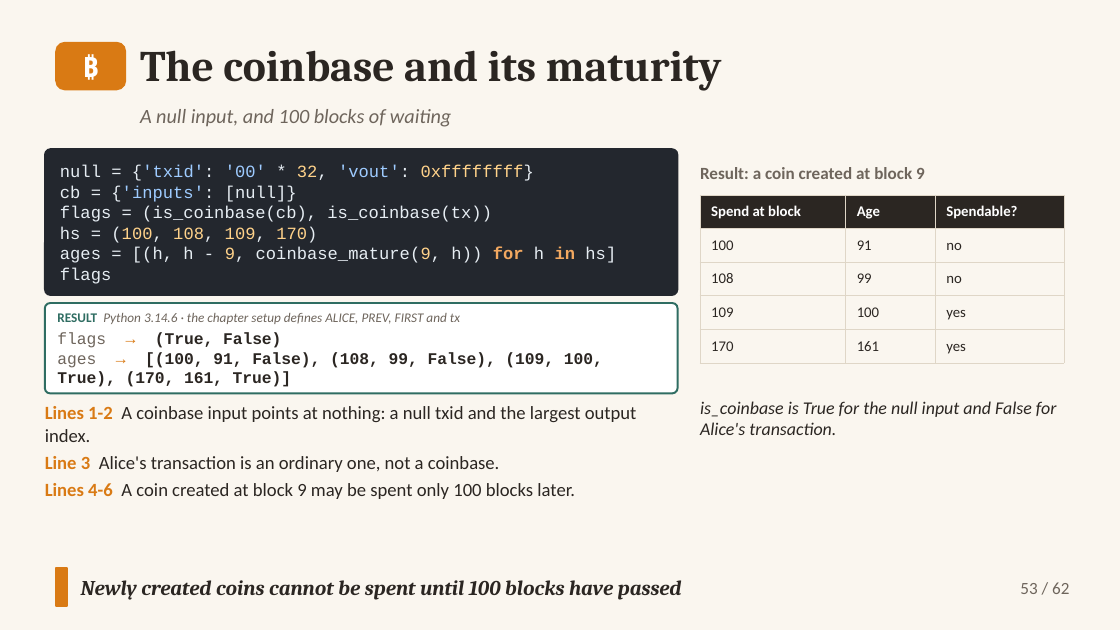
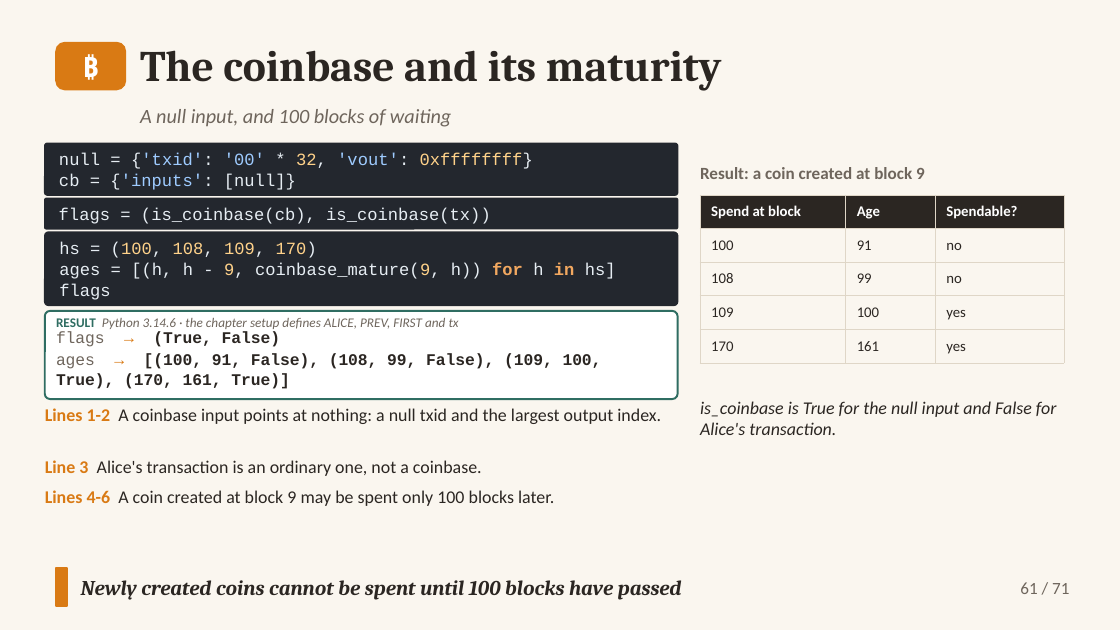
Before and after one commit to altunelyusuf/SEN0401, a slide deck: slide 61 of 03-materials/ch06/SEN0401_Ch06_Transactions_3e_v2_3_0.pptx (slide 53 before the commit). Drawn at 1120x630 pixels with LibreOffice and Linux fonts; fonts in the diff are those of the drawing. Boxes give left, top, right and bottom in pixels: in the first picture for what was removed or moved away, otherwise in the second. Text is boxed around its words. In the diff, an @@ line names an element or a change of style, - is before the commit and + after.

```diff
--- a/03-materials/ch06/SEN0401_Ch06_Transactions_3e_v2_3_0.pptx
+++ b/03-materials/ch06/SEN0401_Ch06_Transactions_3e_v2_3_0.pptx
@@ rounded rectangle "null = {'txid': '00' * ...": place and size @@
-rounded rectangle "null = {'txid': '00' * ..." at box(45, 149, 678, 296)
+rounded rectangle "null = {'txid': '00' * ..." at box(45, 143, 678, 195)
@@ rounded rectangle "null = {'txid': '00' * ..." at box(45, 143, 678, 195): proportions changed @@
@@ rounded rectangle added at box(45, 198, 678, 228), fill #23272E, outline #23272E 1 pt, 11 pt, text #E6EDF3 @@
+flags = (is_coinbase(cb), is_coinbase(tx))
@@ text in rounded rectangle at box(60, 205, 616, 284): paragraphs removed @@
-flags = (is_coinbase(cb), is_coinbase(tx))
-hs = (100, 108, 109, 170)
-ages = [(h, h - 9, coinbase_mature(9, h)) for h in hs]
-flags
@@ rounded rectangle added at box(45, 232, 678, 305), fill #23272E, outline #23272E 1 pt, 11 pt, text #E6EDF3 @@
+hs = (100, 108, 109, 170)
+ages = [(h, h - 9, coinbase_mature(9, h)) for h in hs]
+flags
@@ rounded rectangle added at box(45, 311, 678, 400), fill #FFFFFF, outline #2F6D62 1.25 pt @@
@@ text "RESULT Python 3.14.6 · the ...": place and size @@
-text "RESULT Python 3.14.6 · the ..." at box(45, 304, 678, 394)
+text "RESULT Python 3.14.6 · the ..." at box(56, 318, 459, 329)
@@ text "RESULT Python 3.14.6 · the ..." at box(56, 318, 459, 329): less space between paragraphs; vertical alignment middle to top; fill #FFFFFF to none; outline #2F6D62 1.25 pt to none @@
@@ text added at box(56, 331, 280, 347), 10.5 pt, text #2B2622, bold @@
+flags → (True, False)
@@ text added at box(56, 353, 602, 389), 10.5 pt, text #2B2622, bold @@
+ages → [(100, 91, False), (108, 99, False), (109, 100, True), (170, 161, True)]
@@ text at box(57, 332, 603, 387): paragraphs removed @@
-flags → (True, False)
-ages → [(100, 91, False), (108, 99, False), (109, 100, True), (170, 161, True)]
@@ text at box(45, 406, 637, 472): paragraphs removed @@
-Lines 1-2 A coinbase input points at nothing: a null txid and the largest output index.
-Line 3 Alice's transaction is an ordinary one, not a coinbase.
@@ text added at box(45, 408, 661, 424), 11.5 pt, text #2B2622 @@
+Lines 1-2 A coinbase input points at nothing: a null txid and the largest output index.
@@ text added at box(45, 460, 482, 476), 11.5 pt, text #2B2622 @@
+Line 3 Alice's transaction is an ordinary one, not a coinbase.
@@ text "Lines 4-6 A coin created ...": place and size @@
-text "Lines 4-6 A coin created ..." at box(45, 406, 637, 499)
+text "Lines 4-6 A coin created ..." at box(45, 490, 554, 506)
@@ text "Lines 4-6 A coin created ..." at box(45, 490, 554, 506): size 12 to 11.5 pt; less space between paragraphs @@
@@ text at box(1020, 582, 1069, 594): text changed @@
-53 / 62
+61 / 71
```
Also in this commit, not shown: 61 other slides changed, 9 slides added, 14 other files.
